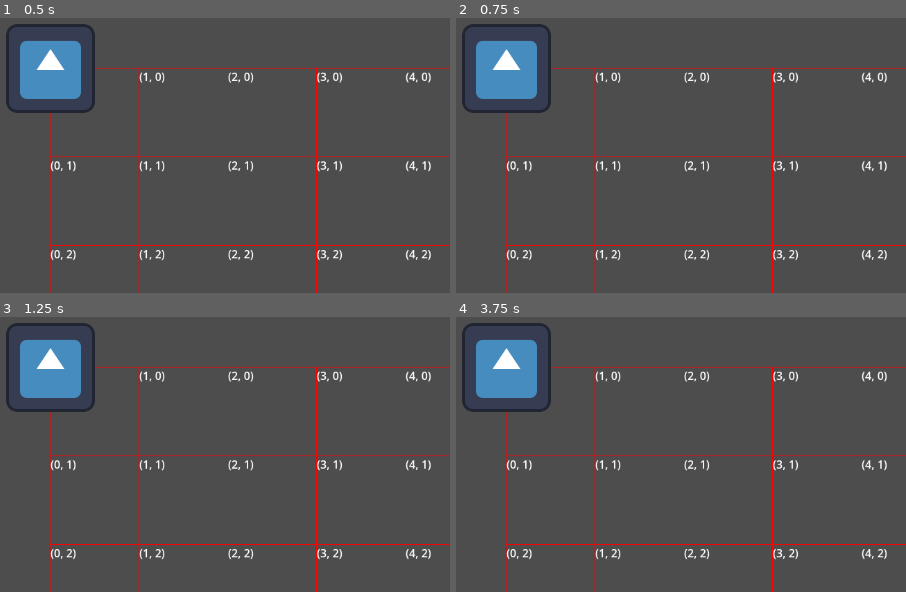
Above: before the commit, frames 1-4 (two rows, left to right).
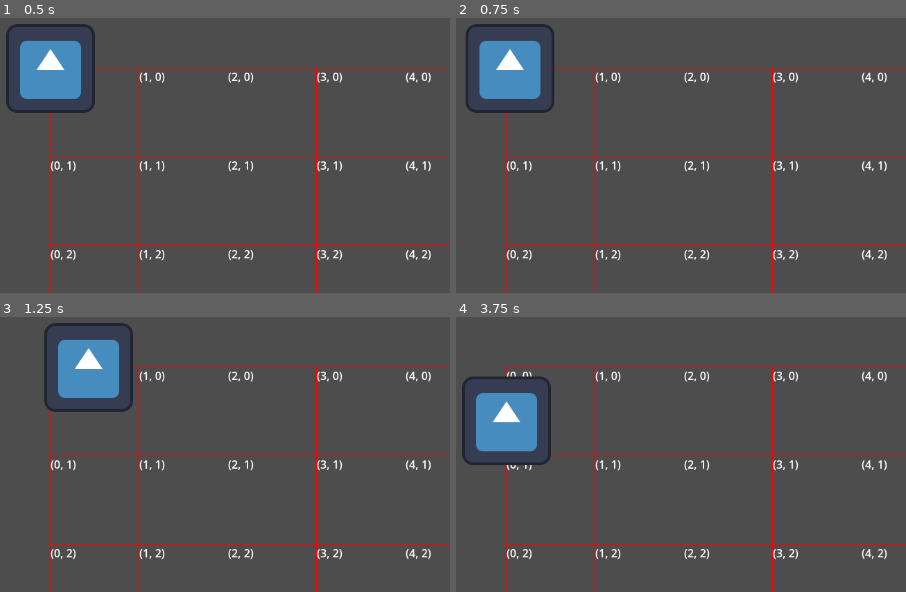
Above: after the commit, the same moments.

Repository: 4quarion/colony-sim-game
Game: Godot game, scene res://scene/Main/main.tscn
The game is run twice, just before and just after one commit, with the same random seed, the same clock (stepped at 60 frames per second) and the same inputs. The engine's default icon, where the game draws it, is replaced by a stand-in: a white triangle on a blue panel in a dark square.
Inputs (mouse positions are in pixels of both pictures, inside the frame that each line leads up to):
- Up to frame 1 (0.5 s): no input
- Up to frame 2 (0.75 s): tap Enter at 0.5 s; move the mouse to (681, 45) at 0.52 s; click (681, 45) at 0.67 s
- Up to frame 3 (1.25 s): no input
- Up to frame 4 (3.75 s): drag from (outside the picture) to (505, 366) at 1.27 s; move the mouse to (outside the picture) at 2.02 s; click (outside the picture) at 2.17 s; tap Space at 2.75 s; drag from (465, 457) to (outside the picture) at 2.77 s; move the mouse to (744, 435) at 3.52 s; click (744, 435) at 3.67 s

Frame 1 is identical in both runs. In frame 2, 1.3% of the frame differs, in the area x 1-22%, y 2-35%; in frame 3, 4.6%; in frame 4, 6.4%, in the area x 1-22%, y 2-54%.
Error before the commit: Parse Error: Invalid operands "Vector2" and "int" for "<" operator. (res://scene/Unit/Unit.gd:26)

Commit message:
Pathfinding Fixed

Diff:
--- a/scene/Main/Pathfinding.gd
+++ b/scene/Main/Pathfinding.gd
@@ -0,0 +1,64 @@
+class_name Pathfinder
+extends Node
+
+var aStar = AStar2D.new()
+@onready var main = get_tree().root.get_node("Main")
+@onready var grid: Grid = main.get_node("Grid")
+
+const DIRECTIONS = [
+	Vector2.RIGHT,
+	Vector2.RIGHT + Vector2.DOWN,
+	Vector2.DOWN,
+	Vector2.LEFT + Vector2.DOWN,
+	Vector2.LEFT,
+	Vector2.LEFT + Vector2.UP,
+	Vector2.UP,
+	Vector2.RIGHT + Vector2.UP,
+]
+
+func getPath(_pointA: Vector2, _pointB: Vector2):
+	var aID = getPointID(_pointA)
+	var bID = getPointID(_pointB)
+	return aStar.get_point_path(aID, bID)
+
+func initialize():
+	addPoints()
+	connectAllPoints()
+
+func addPoints():
+	var curID = 0
+	for point in grid.grid:
+		aStar.add_point(curID, grid.gridToWorld(point))
+		curID += 1
+
+func connectAllPoints():
+	for point in grid.grid:
+		connectPoint(point)
+
+func connectPoint(_point: Vector2):
+	var _pointID = getPointID(_point)
+	for direction in DIRECTIONS:
+		var neighbor = _point + direction
+		var neighborID = getPointID(neighbor)
+		if grid.grid.has(neighbor) and grid.grid[neighbor] == null:
+			aStar.connect_points(_pointID, neighborID)
+
+func disconnectPoint(_point: Vector2):
+	var _pointID = getPointID(_point)
+	for direction in DIRECTIONS:
+		var neighbor = _point + direction
+		var neighborID = getPointID(neighbor)
+		aStar.disconnect_points(_pointID, neighborID)
+
+func getPointID(gridPoint: Vector2) -> int:
+	return aStar.get_closest_point(grid.gridToWorld(gridPoint))
+
+func getWorldID(worldPoint: Vector2) -> int:
+	return aStar.get_closest_point(worldPoint)
+
+func getIDWorldPos(_id: int) -> Vector2:
+	return aStar.get_point_position(_id)
+
+func getIDGridPos(_id: int) ->Vector2:
+	var worldPos = getIDWorldPos(_id)
+	return grid.worldToGrid(worldPos)
--- a/scene/Main/main.gd
+++ b/scene/Main/main.gd
@@ -4,3 +4,4 @@
 
 func _ready():
 	grid.generateGrid()
+	$Grid/Pathfinding.initialize()
--- a/scene/Unit/Unit.gd
+++ b/scene/Unit/Unit.gd
@@ -1,31 +1,35 @@
-class_name unit
+class_name Unit
 extends Area2D
 
-@onready var  main = get_tree().root.get_node("Main")
-@onready var  grid: Grid = main.get_node("Grid")
+@onready var main = get_tree().root.get_node("Main")
+@onready var grid:Grid = main.get_node("Grid")
+@onready var pf: Pathfinder = grid.get_node("Pathfinding")
 
 var data: UnitData
-
 var speed = 100
 
-var path: Array[Vector2]
-var pos: Vector2 :
+var path: Array=[]
+var pos: Vector2:
 	get:
 		return pos
 	set(value):
 		pos = value
-
-func _ready():
-	path = [Vector2(1,0), Vector2(1,1), Vector2(1,2), Vector2(2,2)]
 
 func _process(delta):
 	move(delta)
 
 func move(delta):
 	if path.size() > 0:
-		if position.direction_to(grid.gridToWorld(path[0])) < 5:
-			position = grid.gridToWorld(path[0])
-			pos = path[0]
+		if position.distance_to(path[0]) < 5:
+			pos = grid.worldToGrid(path[0])
+			position = path[0]
 			path.pop_front()
 		else:
-			position += (grid.gridToWorld(path[0]) - position).normalized() * speed * delta
+			pos = grid.worldToGrid(position)
+			position += (path[0] - position).normalized() * speed * delta
+
+func _input(event):
+	if event is InputEventMouseButton and event.button_index==MOUSE_BUTTON_LEFT:
+		if event.pressed:
+			var clicked = grid.worldToGrid(get_global_mouse_position())
+			path = pf.getPath(pos,clicked)
